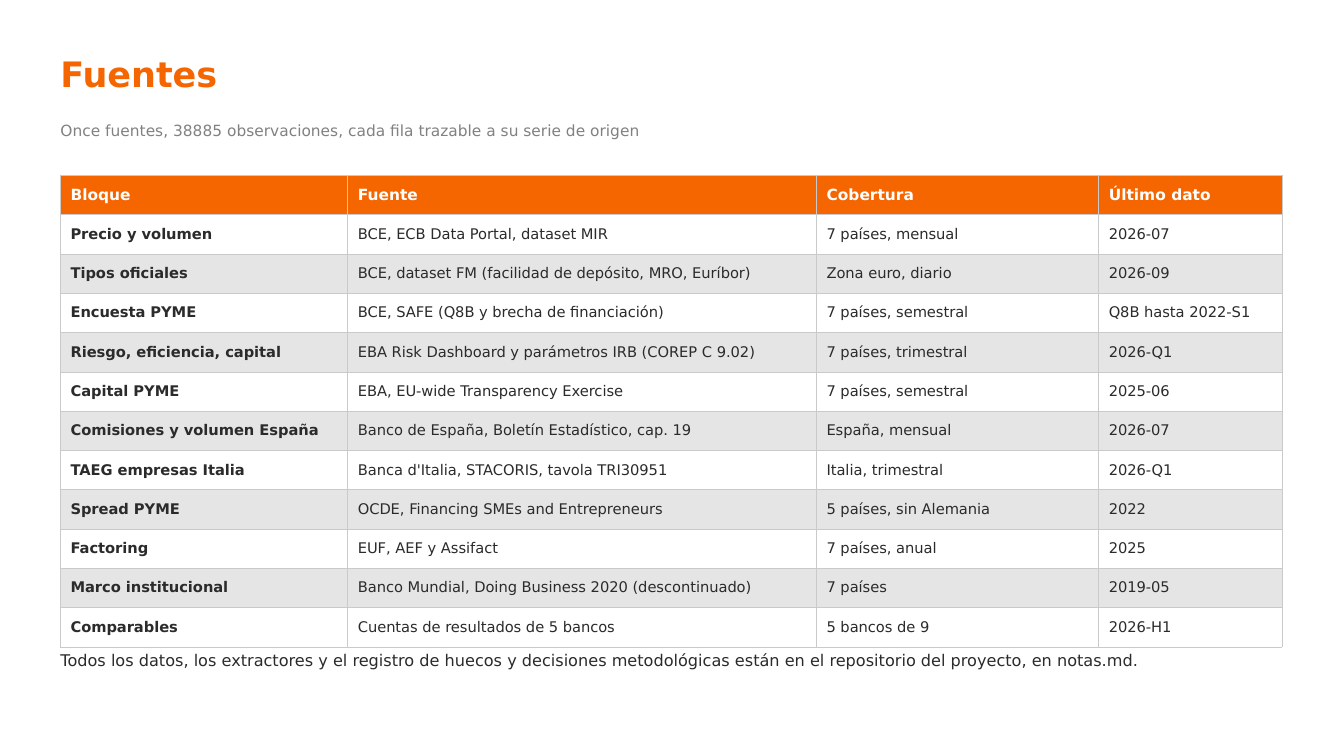
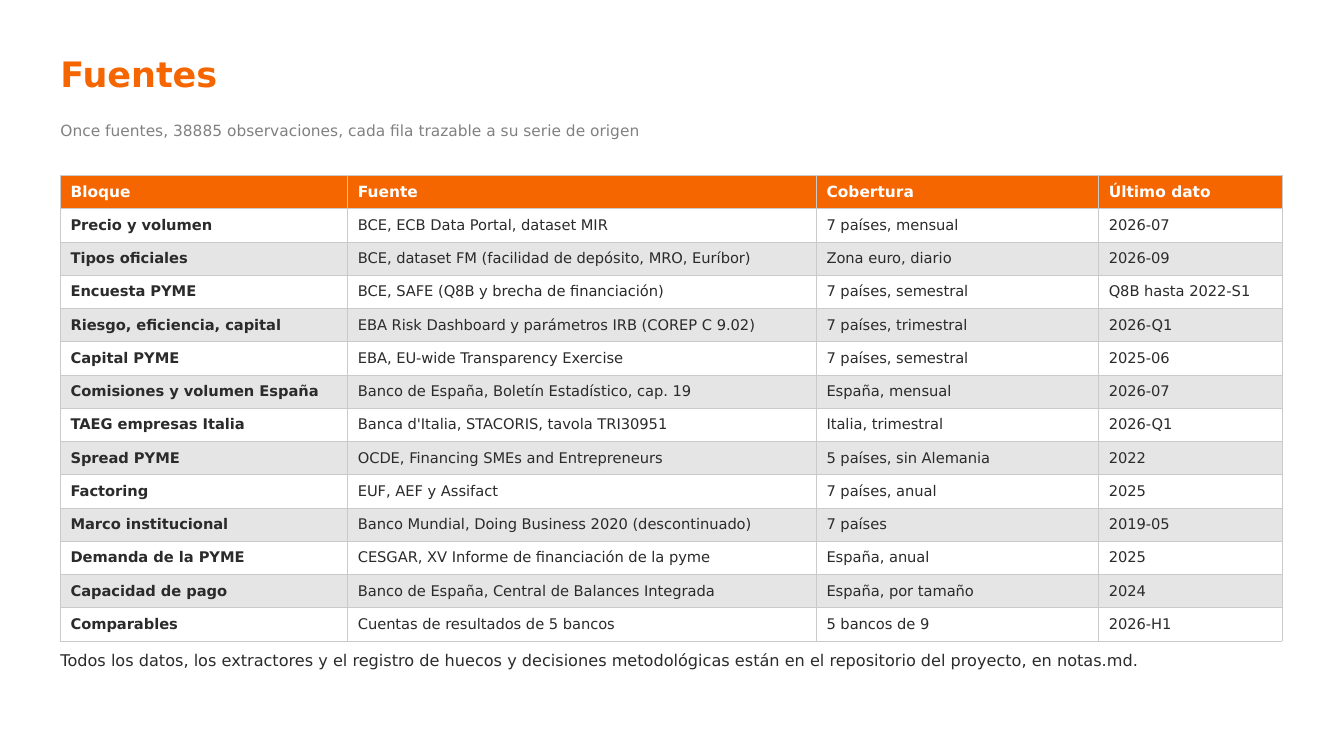
Before and after one commit to agomez2812-lang/sturdy-barnacle, a slide deck: slide 35 of pres/rentabilidad_pyme.pptx (slide 27 before the commit). Drawn at 1344x756 pixels with LibreOffice and Linux fonts; fonts in the diff are those of the drawing. Boxes give left, top, right and bottom in pixels: in the first picture for what was removed or moved away, otherwise in the second. Text is boxed around its words. In the diff, an @@ line names an element or a change of style, - is before the commit and + after.

```diff
--- a/pres/rentabilidad_pyme.pptx
+++ b/pres/rentabilidad_pyme.pptx
@@ table at (x1=60, y1=175, x2=1282, y2=636) @@
+row 12: Demanda de la PYME | CESGAR, XV Informe de financiación de la pyme | España, anual | 2025
+row 13: Capacidad de pago | Banco de España, Central de Balances Integrada | España, por tamaño | 2024
```
Also in this commit, not shown: 18 other slides changed, 7 slides added, 10 other files.
